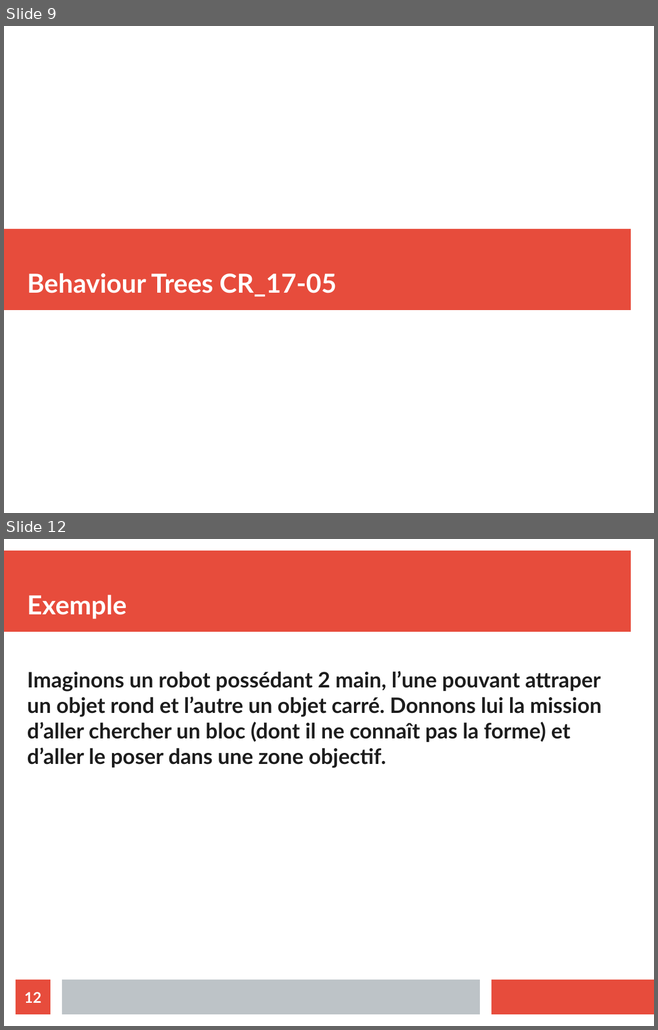
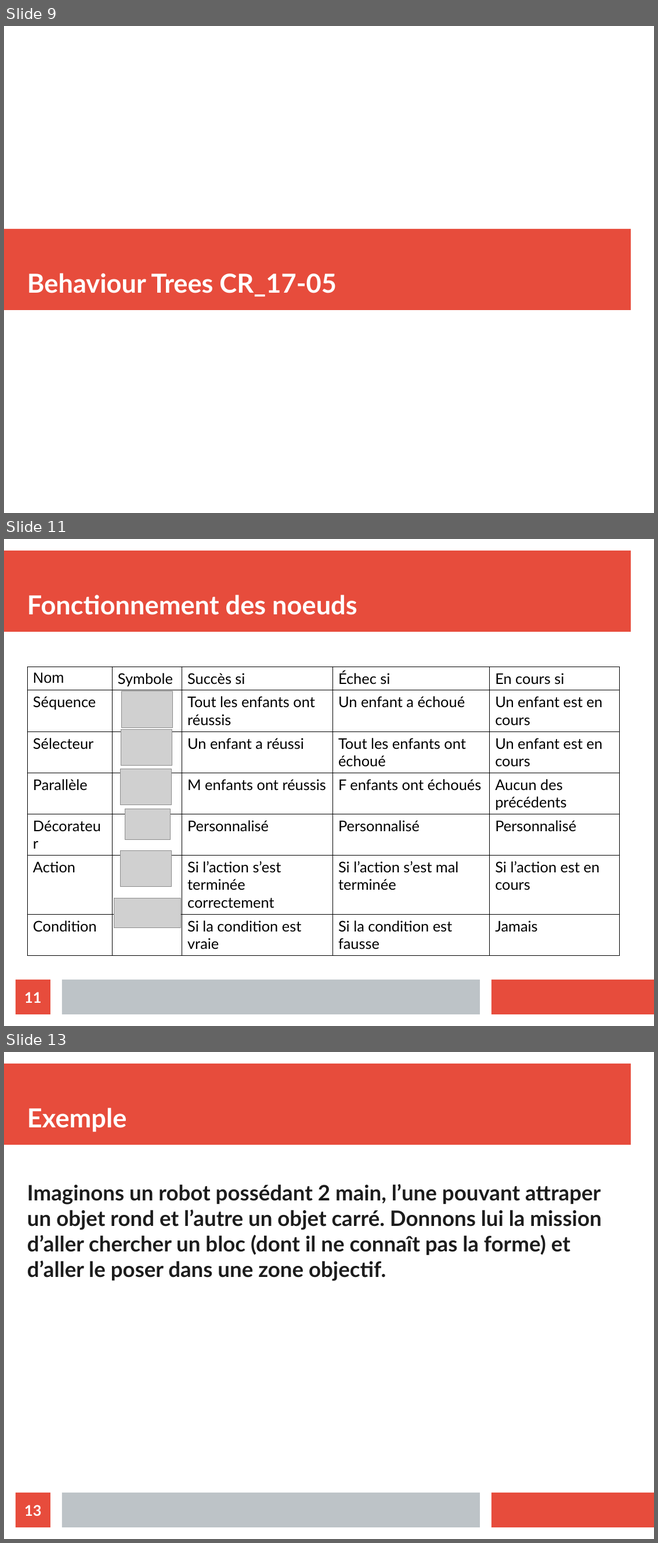
Before and after one commit to ValentinLebouvier/TAL2019, a slide deck: Comptes Rendus/CR_10-05.odp. Shown one above the other, each under a label of ours: slides 9 and 12 before the commit, slides 9, 11 and 13 after it; the slides between them are not shown. The pictures are 658x1030 and 658x1543 pixels, drawn with LibreOffice and Linux fonts; fonts in the diff are those of the drawing; grey boxes stand for pictures. Boxes give left, top, right and bottom in pixels: in the first picture for what was removed or moved away, otherwise in the second. Text is boxed around its words. In the diff, an @@ line names an element or a change of style, - is before the commit and + after.

```diff
--- a/Comptes Rendus/CR_10-05.odp
+++ b/Comptes Rendus/CR_10-05.odp
@@ slide 11 added at (x1=4, y1=539, x2=654, y2=1026), background #FFFFFF; not listed: 3 template elements that a slide beside it also shows @@
@@ title added at (x1=27, y1=595, x2=357, y2=615), 32 pt, text #FFFFFF, bold @@
+Fonctionnement des noeuds
@@ table added at (x1=27, y1=667, x2=619, y2=952), 7 rows, 5 columns @@
+Nom | Symbole | Succès si | Échec si | En cours si
+Séquence |  | Tout les enfants ont réussis | Un enfant a échoué | Un enfant est en cours
+Sélecteur |  | Un enfant a réussi | Tout les enfants ont échoué | Un enfant est en cours
+Parallèle |  | M enfants ont réussis | F enfants ont échoués | Aucun des précédents
+Décorateur |  | Personnalisé | Personnalisé | Personnalisé
+Action |  | Si l’action s’est terminée correctement | Si l’action s’est mal terminée | Si l’action est en cours
+Condition |  | Si la condition est vraie | Si la condition est fausse | Jamais
@@ picture added at (x1=121, y1=692, x2=172, y2=727) @@
@@ picture added at (x1=121, y1=729, x2=172, y2=765) @@
@@ picture added at (x1=121, y1=769, x2=172, y2=805) @@
@@ picture added at (x1=125, y1=809, x2=170, y2=839) @@
@@ picture added at (x1=121, y1=851, x2=172, y2=887) @@
@@ picture added at (x1=114, y1=899, x2=181, y2=928) @@
@@ page number added at (x1=16, y1=980, x2=50, y2=1015), fill #E74C3C, 18 pt, text #FFFFFF, bold @@
+11
@@ what was slide 12 is now slide 13 @@
@@ page number at (x1=24, y1=1505, x2=41, y2=1516): text changed @@
-12
+13
```
Also in this commit, not shown: 2 slides changed, 2 other slides added, 1 slide removed, 40 other files.
